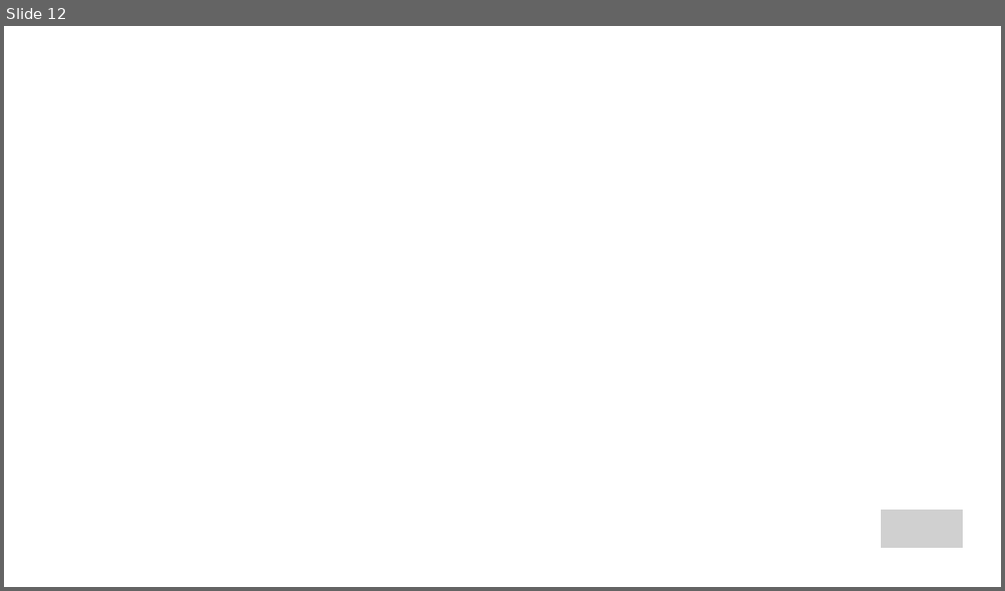
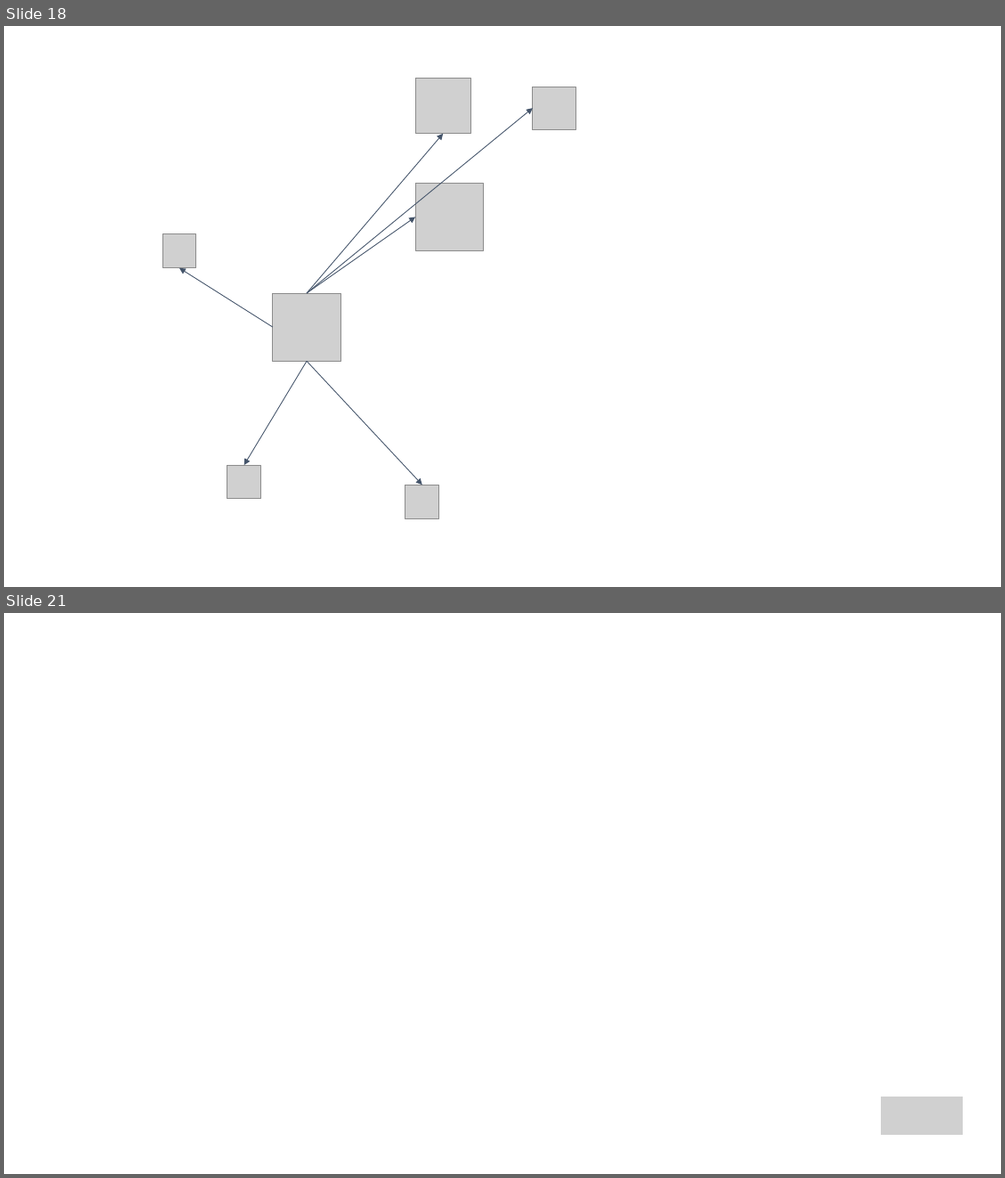
Before and after one commit to mzelst/talks, a slide deck: 2018/20180516sgmeawop/20180515asyougoeawop.odp. Shown one above the other, each under a label of ours: slide 12 before the commit, slides 18 and 21 after it; the slides between them are not shown. The pictures are 1005x591 and 1005x1178 pixels, drawn with LibreOffice and Linux fonts; fonts in the diff are those of the drawing; grey boxes stand for pictures. Boxes give left, top, right and bottom in pixels: in the first picture for what was removed or moved away, otherwise in the second. Text is boxed around its words. In the diff, an @@ line names an element or a change of style, - is before the commit and + after.

```diff
--- a/2018/20180516sgmeawop/20180515asyougoeawop.odp
+++ b/2018/20180516sgmeawop/20180515asyougoeawop.odp
@@ slide 18 added at (x1=4, y1=26, x2=1001, y2=587), background #FFFFFF @@
@@ picture added at (x1=415, y1=79, x2=470, y2=134) @@
@@ picture added at (x1=533, y1=87, x2=575, y2=129) @@
@@ arrow added from (307, 293) to (533, 108), #44546A 0.74 pt @@
@@ arrow added from (307, 293) to (443, 134), #44546A 0.74 pt @@
@@ picture added at (x1=415, y1=183, x2=484, y2=251) @@
@@ picture added at (x1=162, y1=234, x2=196, y2=267) @@
@@ arrow added from (307, 293) to (415, 216), #44546A 0.74 pt @@
@@ arrow added from (273, 328) to (179, 268), #44546A 0.74 pt @@
@@ picture added at (x1=273, y1=293, x2=340, y2=361) @@
@@ arrow added from (307, 361) to (244, 465), #44546A 0.74 pt @@
@@ arrow added from (307, 361) to (422, 484), #44546A 0.74 pt @@
@@ picture added at (x1=226, y1=465, x2=260, y2=499) @@
@@ picture added at (x1=405, y1=484, x2=439, y2=518) @@
@@ what was slide 12 is now slide 21 @@
```
Also in this commit, not shown: 3 slides changed, 8 other slides added, 1 slide removed, 1 other file.
